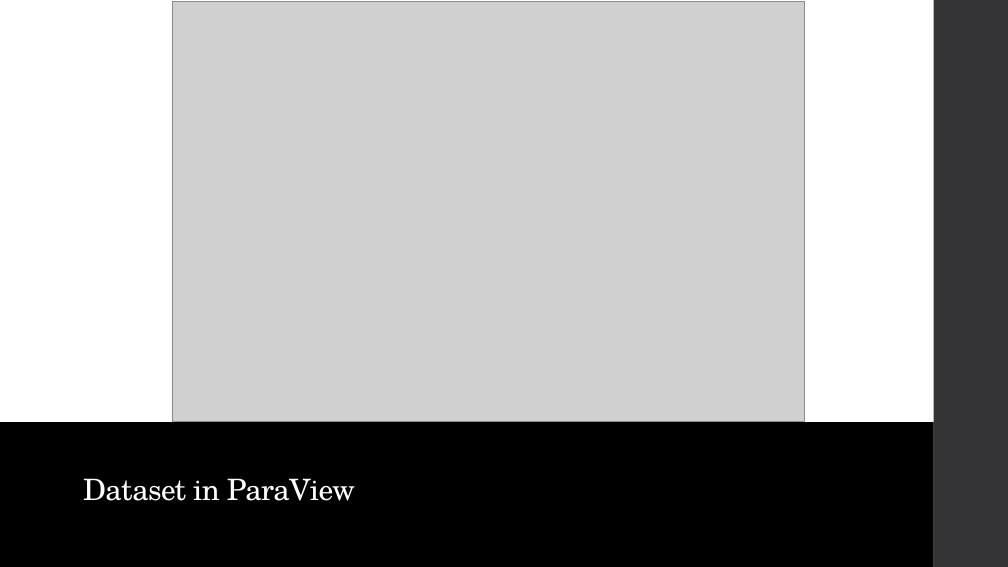
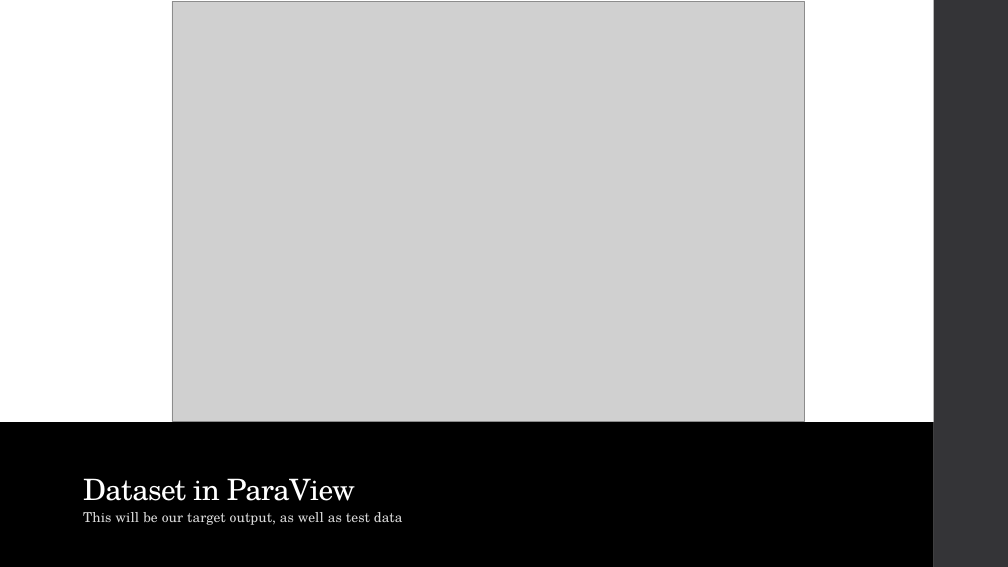
Before and after one commit to MKinsey/pvd-viewer, a slide deck: slide 4 of intro.pptx. Drawn at 1008x567 pixels with LibreOffice and Linux fonts; fonts in the diff are those of the drawing; grey boxes stand for pictures. Boxes give left, top, right and bottom in pixels: in the first picture for what was removed or moved away, otherwise in the second. Text is boxed around its words. In the diff, an @@ line names an element or a change of style, - is before the commit and + after.

Commit message:
finished ppt, added test data set

```diff
--- a/intro.pptx
+++ b/intro.pptx
@@ text added at (83, 512, 403, 525), 13 pt, text #D9D9D9 @@
+This will be our target output, as well as test data
```
Also in this commit, not shown: 3 other slides changed, 1 slide added, 1 other file.
